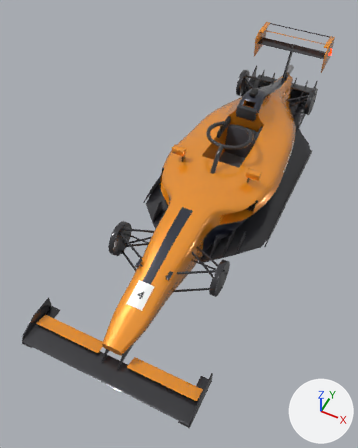
The Blender file content/cars/mclarsen-mcl40/mclarsen_mcl40.blend as it was, and as the next commit left it.
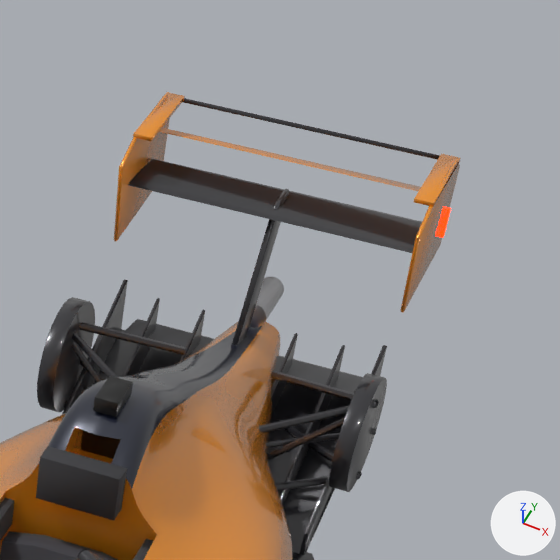
Each version is shown whole from a 50 mm camera at (1.53, -4.46, 4.46) aimed at (-0.24, -0.93, 0.05), then close up on the part from 64% to 100% of the width and 0% to 29% of the height. Lighting does not change. The marker at lower right points along +X, +Y and +Z. The last two pictures show the newer version.

The scene before the commit, as lines of its bpy script (objects in view):
```python
me_mclarsen_mcl40 = bpy.data.meshes.new('mclarsen_mcl40')
me_mclarsen_mcl40.from_pydata(...)  # 21284 vertices, 19574 faces; spans x -0.91..0.91, y -3.02..2.56, z 0.0..1.02
me_mclarsen_mcl40.materials.append(mat_car_paint)  # orange #f99921
me_mclarsen_mcl40.materials.append(mat_car_accent)  # dark blue #1d2235
me_mclarsen_mcl40.materials.append(mat_car_carbon)  # dark grey #303035
me_mclarsen_mcl40.materials.append(mat_car_metal)  # light grey #c8c8cb
me_mclarsen_mcl40.materials.append(mat_car_lamp_housing)  # black #242427
me_mclarsen_mcl40.materials.append(mat_car_rainlight)  # red #cb2727, glowing red #ff2700
me_mclarsen_mcl40.materials.append(mat_car_glass)  # dark blue #273038
me_mclarsen_mcl40.materials.append(mat_car_seat)  # dark grey #3f3f45
me_mclarsen_mcl40.materials.append(mat_car_alcantara)  # dark grey #3c3c3f
me_mclarsen_mcl40.materials.append(mat_car_interior)  # dark grey #4d4d50
me_mclarsen_mcl40.materials.append(mat_car_tcam)  # black #272727
me_mclarsen_mcl40.materials.append(mat_car_decal)  # white #f7f7f6
me_mclarsen_mcl40.materials.append(mat_car_trim)  # black #222224
me_mclarsen_mcl40.materials.append(mat_car_logo)
ob_mclarsen_mcl40 = bpy.data.objects.new('mclarsen_mcl40', me_mclarsen_mcl40)
ob_mclarsen_mcl40.location = (0.0, 0.0, 0.0)
```
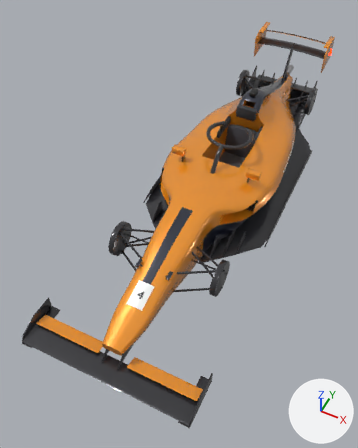
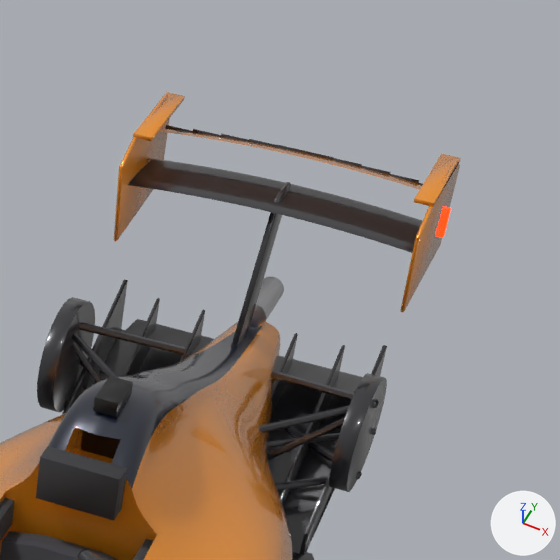
Pixel boxes [x1, y1, x2, y2] of what changed, in the close-ups (560 x 560 px; the box of a moved part takes in the faces that stretch with it):
part 1 of me_mclarsen_mcl40, moved or reshaped: before [183, 98, 440, 160]; after [165, 125, 193, 132]
part 2 of me_mclarsen_mcl40, added: after [193, 129, 221, 136]
part 3 of me_mclarsen_mcl40, added: after [220, 133, 249, 141]
part 4 of me_mclarsen_mcl40, added: after [248, 139, 277, 147]
part 5 of me_mclarsen_mcl40, added: after [333, 158, 362, 167]
part 6 of me_mclarsen_mcl40, added: after [361, 166, 391, 175]
part 7 of me_mclarsen_mcl40, added: after [390, 174, 419, 184]
part 8 of me_mclarsen_mcl40, added: after [276, 145, 334, 160]
part 9 of me_mclarsen_mcl40, built on: before [238, 189, 290, 344]; after [128, 129, 422, 344]

The edits, one by one:
me_mclarsen_mcl40 is used by ob_mclarsen_mcl40; location (0.0, 0.0, 0.0).
me_mclarsen_mcl40 had 21284 vertices, 19574 faces and spanned x -0.91..0.91, y -3.02..2.56, z 0.0..1.02.
me_mclarsen_mcl40 now has 22914 vertices, 21189 faces and spans x -0.91..0.91, y -3.02..2.56, z 0.0..1.02.
me_mclarsen_mcl40 part 1: the loose piece of 56 vertices spanning x -0.5..0.5, y 2.54..2.55, z 0.93..0.94 is scaled about its middle by (0.1, 1, 1), then moved by (-0.45, -0.02, -0.1).
me_mclarsen_mcl40 part 2: the loose piece of 56 vertices spanning x -0.5..0.5, y 2.54..2.55, z 0.93..0.94 is copied, and the copy is scaled about its middle by (0.1, 1, 1), then moved by (-0.35, -0.02, -0.09); it spans x -0.4..-0.3, y 2.52..2.53, z 0.84..0.85.
me_mclarsen_mcl40 part 3: the loose piece of 56 vertices spanning x -0.5..0.5, y 2.54..2.55, z 0.93..0.94 is copied, and the copy is scaled about its middle by (0.1, 1, 1), then moved by (-0.25, -0.02, -0.08); it spans x -0.3..-0.2, y 2.52..2.53, z 0.84..0.86.
me_mclarsen_mcl40 part 4: the loose piece of 56 vertices spanning x -0.5..0.5, y 2.54..2.55, z 0.93..0.94 is copied, and the copy is scaled about its middle by (0.1, 1, 1), then moved by (-0.15, -0.02, -0.08); it spans x -0.2..-0.1, y 2.52..2.53, z 0.85..0.86.
me_mclarsen_mcl40 part 5: the loose piece of 56 vertices spanning x -0.5..0.5, y 2.54..2.55, z 0.93..0.94 is copied, and the copy is scaled about its middle by (0.1, 1, 1), then moved by (0.15, -0.02, -0.08); it spans x 0.1..0.2, y 2.52..2.53, z 0.85..0.86.
me_mclarsen_mcl40 part 6: the loose piece of 56 vertices spanning x -0.5..0.5, y 2.54..2.55, z 0.93..0.94 is copied, and the copy is scaled about its middle by (0.1, 1, 1), then moved by (0.25, -0.02, -0.08); it spans x 0.2..0.3, y 2.52..2.53, z 0.84..0.86.
me_mclarsen_mcl40 part 7: the loose piece of 56 vertices spanning x -0.5..0.5, y 2.54..2.55, z 0.93..0.94 is copied, and the copy is scaled about its middle by (0.1, 1, 1), then moved by (0.35, -0.02, -0.09); it spans x 0.3..0.4, y 2.52..2.53, z 0.84..0.85.
me_mclarsen_mcl40 part 8: a new loose piece of 68 vertices spanning x -0.1..0.1, y 2.52..2.53, z 0.85..0.86, in mat_car_carbon (dark grey #303035).
me_mclarsen_mcl40 part 9: 41 vertices moved from x -0.01..0.01, y 2.24..2.36, z 0.79..0.8 to x -0.01..0.01, y 2.24..2.36, z 0.82; 13 vertices removed from x -0.01..0.01, y 2.24..2.36, z 0.79..0.8; 1183 vertices added at x -0.44..0.44, y 2.16..2.53, z 0.78..0.9.
Other edits to the shape of me_mclarsen_mcl40 do not show in these pictures.
